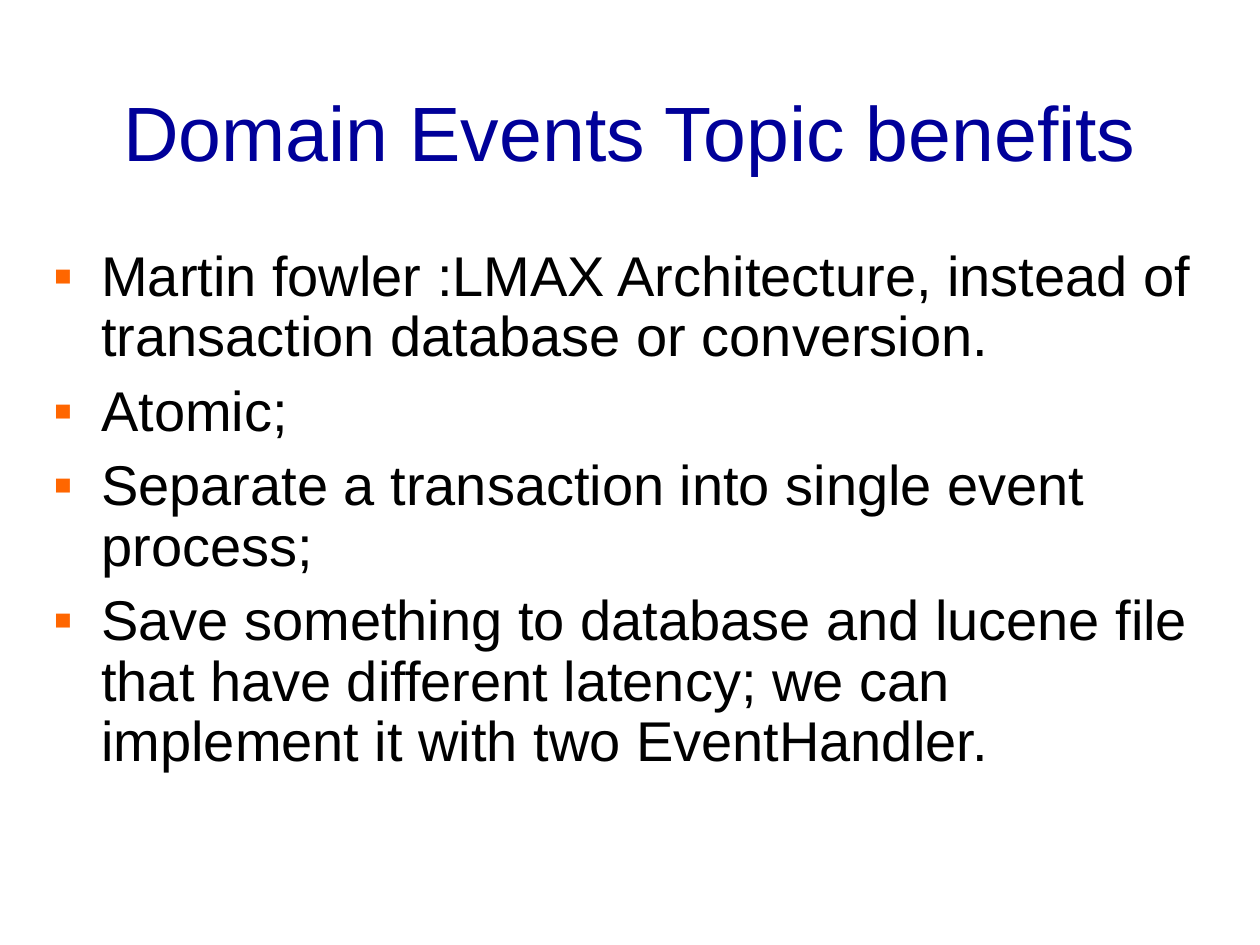
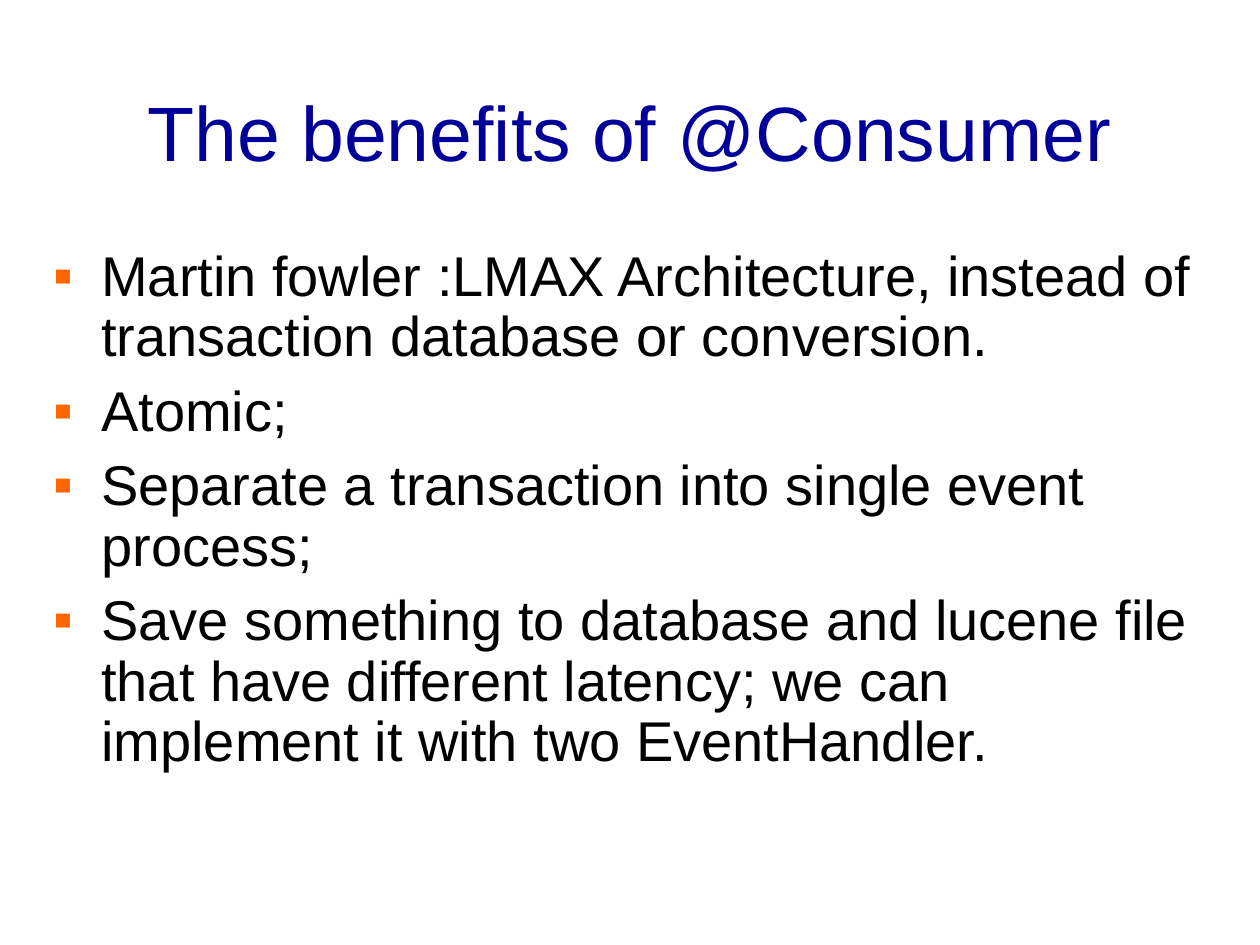
Before and after one commit to banq/jdonframework, a slide deck: slide 20 of doc/english/JdonFramework.ppt (slide 17 before the commit). Drawn at 1260x945 pixels with LibreOffice and Linux fonts; fonts in the diff are those of the drawing; background and template pictures are left out. Boxes give left, top, right and bottom in pixels: in the first picture for what was removed or moved away, otherwise in the second. Text is boxed around its words. In the diff, an @@ line names an element or a change of style, - is before the commit and + after.

```diff
--- a/doc/english/JdonFramework.ppt
+++ b/doc/english/JdonFramework.ppt
@@ title at (147, 105, 1111, 172): text changed @@
-Domain Events Topic benefits
+The benefits of @Consumer
```
Also in this commit, not shown: 9 other slides changed, 6 slides added, 1 slide removed, 13 other files.
